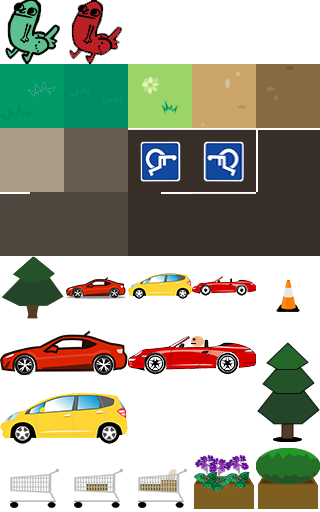
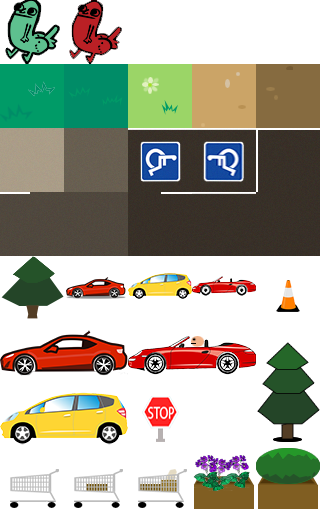
Before/after of a 320 × 512 layered artwork. What changed in the layer stack:
painted on "2x0 (10) rock01" over bbox(0, 128, 64, 192)
painted on "2x1 (11) rock02" over bbox(64, 128, 128, 192)
painted on "2x2 (12) road_hand01" over bbox(128, 128, 192, 192)
painted on "2x3 (13) road_hand02" over bbox(192, 128, 256, 192)
painted on "2x4 (14) road_t" over bbox(256, 128, 320, 192)
painted on "3x0 (15) road01" over bbox(0, 192, 64, 256)
painted on "3x1 (16) road02" over bbox(64, 192, 128, 256)
painted on "3x2 (17) road03" over bbox(128, 192, 192, 256)
painted on "3x3 (18) road04" over bbox(192, 192, 256, 256)
painted on "3x4 (19) road05" over bbox(256, 192, 320, 256)
added layer "6x2 stopsign" in group "Row 6" over bbox(142, 396, 179, 442)
